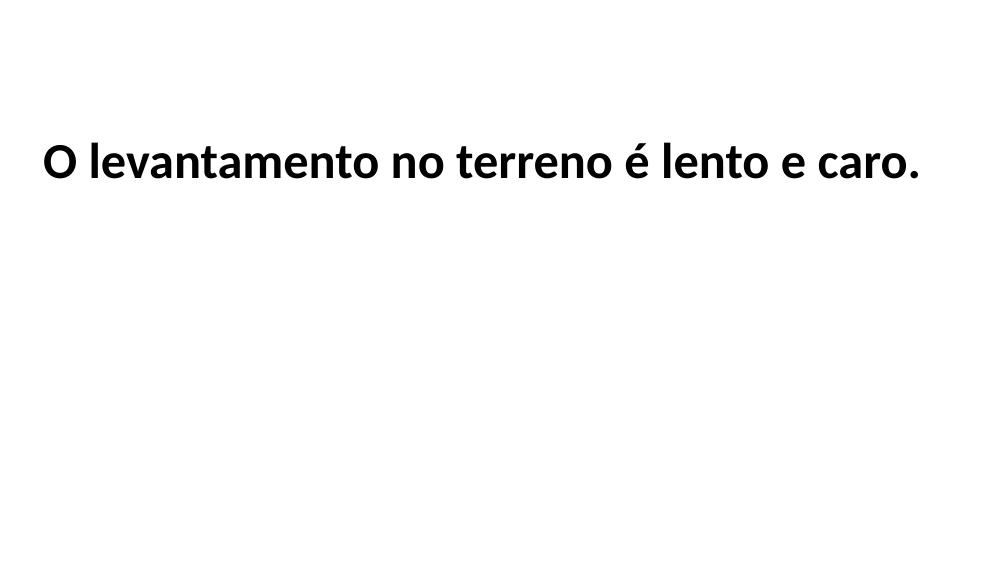
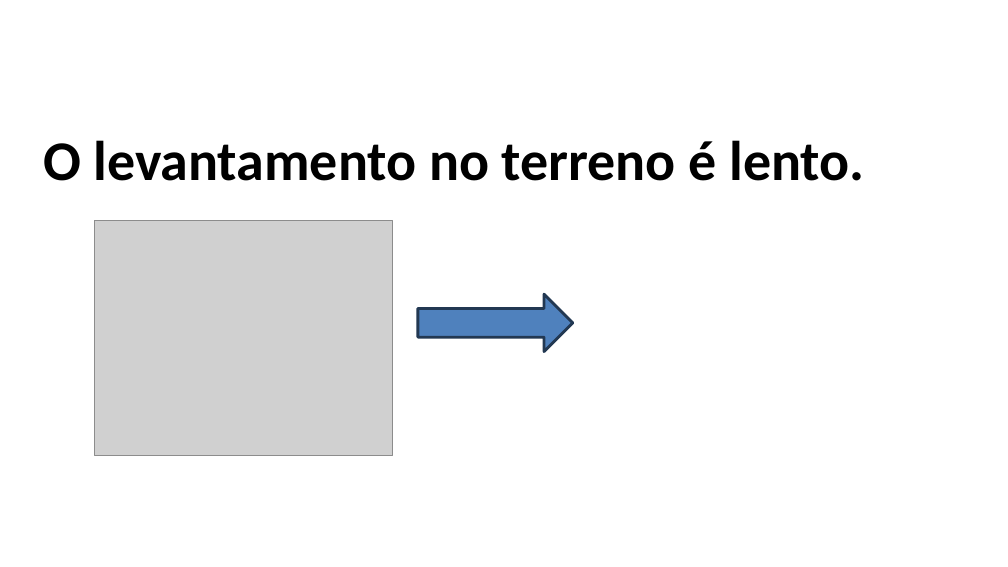
Before and after one commit to JAD-Hackathon/challenge2, a slide deck: slide 3 of docs/JAD_ATC_Hackathon_2026.pptx. Drawn at 1008x567 pixels with LibreOffice and Linux fonts; fonts in the diff are those of the drawing; grey boxes stand for pictures; background and template pictures are left out. Boxes give left, top, right and bottom in pixels: in the first picture for what was removed or moved away, otherwise in the second. Text is boxed around its words. In the diff, an @@ line names an element or a change of style, - is before the commit and + after.

```diff
--- a/docs/JAD_ATC_Hackathon_2026.pptx
+++ b/docs/JAD_ATC_Hackathon_2026.pptx
@@ title at [43, 140, 864, 181]: text changed; size 36 to 40 pt @@
-O levantamento no terreno é lento e caro.
+O levantamento no terreno é lento.
@@ picture added at [95, 221, 393, 456] @@
@@ right arrow added at [418, 294, 574, 352], fill #4F81BD, outline #233953 2 pt @@
```
Also in this commit, not shown: 2 other slides changed, 20 other files.
